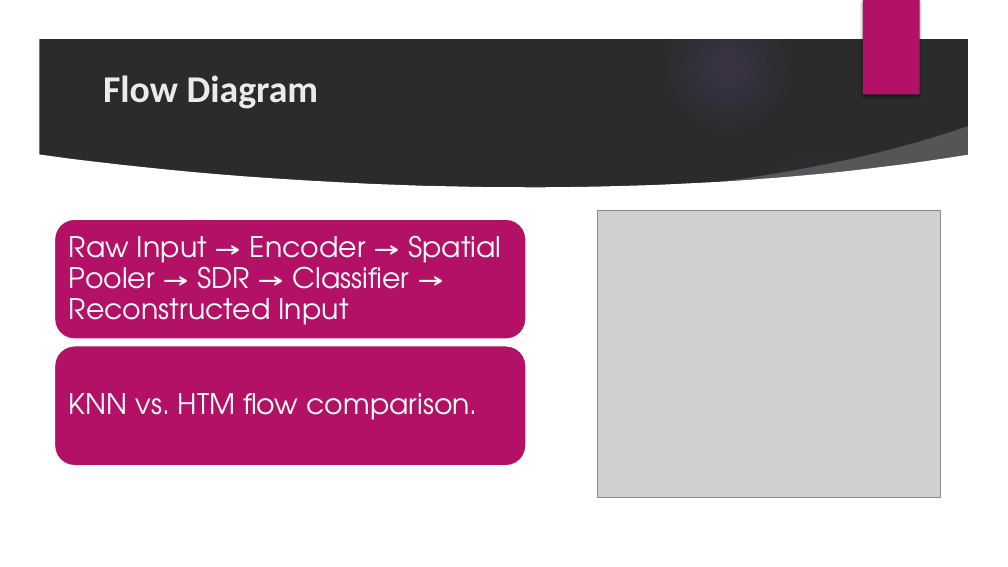
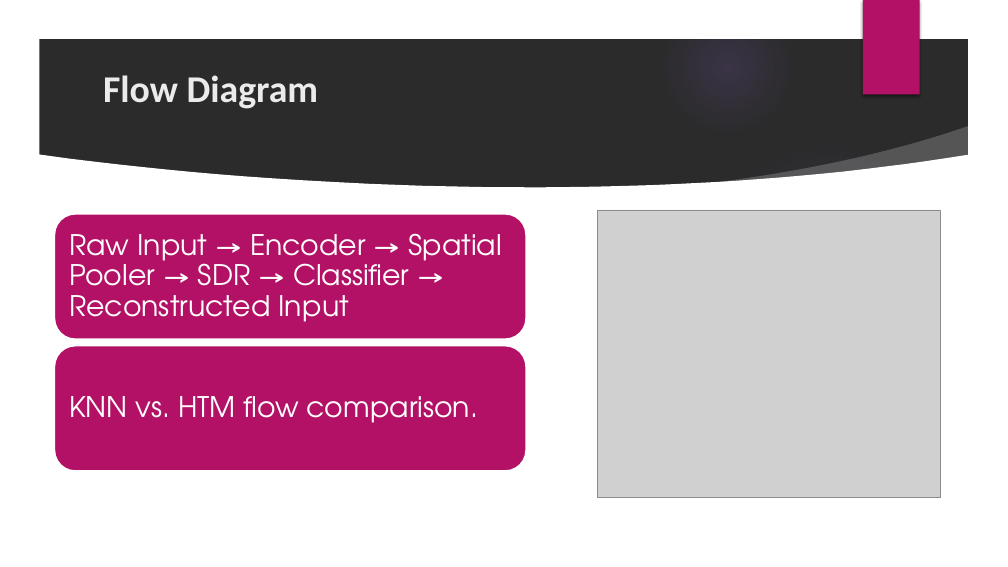
Before and after one commit to prnshubn/neocortexapi-team-untitled, a slide deck: slide 7 of source/Documentation_Team_Untitled/Team_Untitled_Presentation.pptx. Drawn at 1008x567 pixels with LibreOffice and Linux fonts; fonts in the diff are those of the drawing; grey boxes stand for pictures; background and template pictures are left out; a plain dark background stands for a picture behind light text. Boxes give left, top, right and bottom in pixels: in the first picture for what was removed or moved away, otherwise in the second. Text is boxed around its words. In the diff, an @@ line names an element or a change of style, - is before the commit and + after.

```diff
--- a/source/Documentation_Team_Untitled/Team_Untitled_Presentation.pptx
+++ b/source/Documentation_Team_Untitled/Team_Untitled_Presentation.pptx
@@ rounded rectangle: place and size @@
-rounded rectangle at [54,219,526,340]
+rounded rectangle at [54,214,526,340]
@@ rounded rectangle: place and size @@
-rounded rectangle at [54,346,526,466]
+rounded rectangle at [54,346,526,471]
```
Also in this commit, not shown: 4 other slides changed, 7 slides removed.
